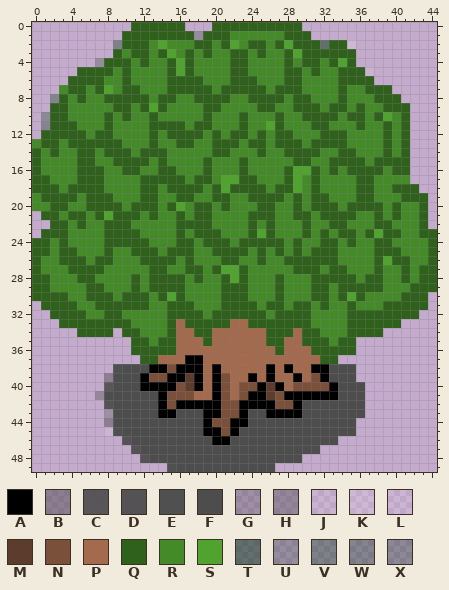
Edited in one commit: pixel-art sprite (assets/tiles/offgrid/forest/2.png). That is the earlier state.
The file is 45x50 pixels. Pixels under 10% opacity are left out. Colours within 5 levels of each other are drawn and written as one.
Palette (. is transparent): A #000000  B #4d4d4d79  C #4d4d4de6  D #4d4d4df0  E #4d4d4df6  F #4d4d4d  G #4e4e4e4e  H #50505066  J #fefefe1a  K #fefefe2b  L #ffffff22  M #5c3c2c  N #7a503a  P #a36a4d  Q #30611c  R #448a28  S #51a330  T #0b391886  U #0b3a1741  V #0a3b185f  W #0b3c1959  X #0d3a1a4e
Pixels before, first column x 0:
 0 ...........QQQQQQ...QQQQQQQQQQ...............
 1 ..........QQQQQQQQUQQQRRRRRRQQQ..............
 2 .........VQQQRSRRRQQRQSRQQRQSQQQTQQK.........
 3 .........QRQQRQSRQRQRRQQRQRRQSQQQQQQ.........
 4 .......UQQQRQRRQSQRRRRQQRRRRQRQQRQSQ.........
 5 .....QQQQRQRRRRQSQRRRRQQRRRRQQRQRRQQQJ.......
 6 ....QQQQRRQRRRRQQQQRRRQQQRRRQQRRRRQQQQ.......
 7 ...RQQRQSRQQRRRQQQQQRQQQQQRQQQRRRRQRRQQQ.....
 8 ..WQRQRRQQQQQRQQRRQQQQRRQQQQRQQRRRQRRRQQQ....
 9 ..QQRRRRRQQRQSQRRRRQQRRRRQQRRQQQRQQRQRRQQQ...
10 .XQQRRRRQRQRRQRRRRRQRRRQRRRQRRQQQQRQQRQSRQ...
11 .WQQQRRRQRRRRQQQQRQQRRRQRRSQRRRQQRRRQRRQRQ...
12 .QQQQQRQQRRRRQRQQQQRQRQQRQRQQRRRQQQRRRRQRQ...
13 RQQRQQQQQQRRRQRRQQRRQQQRQQRQQQRQQQQRRRRQRQ...
14 QRQRRQQRQQQRQQQRRRRRQQRRRQRRQQQQRRQQRRRQRQ...
15 QRRRRQQRRQQQQRQRRRRQRRRQRRRRRQQRRQQQQRQQQQ...
16 QRRRRQQQRRQQRRQQRRRQRRRQRRRRQSSQRQRQQQQRQQ...
17 QQRRRQQQRRRRQQQQQRQQRSSQQRRRQSRQRRRRQQRRRR...
18 QQQRQQQQRRRRQQRQQQQRQSQQQQRQQSRQRRRRQQRRQQQ..
19 RQQQQRQQQRRRQQRRQQRRQQRRQQQQRQRQQRRRQQRRRQQQ.
20 RRQQRRQQQQRQQQRQSRQQRQRRRQQRRQRQQQRQQQQRQRRQ.
21 .QQRQQRQSQQQRQRRQRQQRRRRQQQRRQQRQQQQRRQRQRRQ.
22 ..QQRQRRQQQRRRRRQQQQRRRRQRQRRRQRRQQRRRQQRRRQ.
23 .QQQRRRRQQQQRRRRQRQQQRRRQSQRRRQRQRQQRQSQQRRQQ
24 QQRQRRRRQQQQQRRRQQRQQQRQQQQQRQRRQQRQRRQQRRRRQ
25 QQRQQRRRQRRQQQRQQQRRQQQQRQRQRQRQQQRRRRQQQRRRQ
26 QRRQQQRQQRRRQQQQRQRRRQQRRQRRQQQQQQRRRRQSQQRRQ
27 QRRRQQQQRRRRRQQRRQQRQSSQRRRRRQQQRQQRRRQRRQRQQ
28 QQRRRQQRRRRQRQQQQRQRRQSQRRRQRRRQQQQQRQQRRQRQQ
29 QQRRRRQQRRRQRQQQQRRRRQQQRRRQRRRQQRQQQQQRRRQQQ
30 QQQQRRQQQRQQQRQSQRRRRQQQRRRQRRRQQRQSQRRRRQQQ.
31 .QQQQRRQQQQQQRRQQQRRRQQQQRQQRQQRQRRQRRRQQQQQ.
32 ..QQQQRRQQRRRRRQQQQRQQQQQQRQQQQRRRRQQQQQQQQ..
33 ...QQQQQQQQRRRRQPQQQQQPPQQQQQQQRRRRQQQQQQ....
34 .....QQQQ.QQRRRQPPQQPPPPPPQQQPQQRRRQQQQ......
35 ...........QQRQQPPPQPPPPPPQQPPQQQRQQ.........
36 ...........QQQQQPPPPPPPPPPPQPPPQQQQQ.........
37 ............QQPPPAAPPPPPPPPPPPPPQQ...........
38 .........EFFFAANAAAPAPPPPPAPAPPAAFFF.........
39 ........BFFFANNAAMAPANPPAPAPPAPNAFFF.........
40 ........CFFFAAAANMAPANPNNAMAPNNNNAFFF........
41 .......HFFFFFFANNNPPANPNAAMNAAAAAAFFF........
42 ........DFFFFFANAAAAANNAAAANNAFFFFFFF........
43 ........GFFFFFAAFFFAANNAFFAAAAFFFFFFF........
44 ........BFFFFFFFFFFANNAAFFFFFFFFFFFF.........
45 ........LEFFFFFFFFFAANAFFFFFFFFFFFFF.........
46 ..........DFFFFFFFFFAAFFFFFFFFFFFF...........
47 ...........DFFFFFFFFFFFFFFFFFFFF.............
48 ............DFFFFFFFFFFFFFFFFF...............
49 ...............EFFFFFFFFFFF..................
And afterwards:
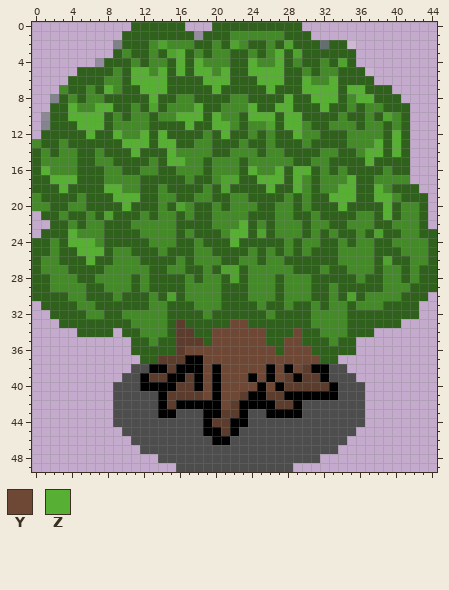
Colours new in this view: Y #6e4834  Z #57b033
What changed:
Changed rows in their new state; - is an unchanged pixel.
first column x 1:
 3 ---------------Z----------Z-------------
 4 ---------------Z-Z-----Z--Z-------------
 5 ----------ZZ-Z-Z-ZZ-Z--ZZZZ-------------
 6 ----------ZZZZ----ZZZ---ZZZ--Z--Z-------
 7 -------Z---ZZZ-----Z-----Z---ZZZZ-ZZ----
 8 ------------Z--------------Z--ZZZ--ZZ---
 9 ---Z--ZZ---------Z-----Z--ZZ---Z--------
10 ---ZZZZ--------ZZZ-Z---ZZZ-ZZ-----------
11 ----ZZZ---------Z--ZZ------ZZ-----------
12 -----Z--Z--Z-Z------Z-------Z----------Z
13 ---------ZZZ-ZZ----------------------Z-Z
14 ----------Z---Z---------------------ZZ-Z
15 --------------ZZ--------------------Z---
16 Z----------------------Z--Z-ZZ----------
17 -ZZZ--------------------ZZZ-Z-----Z-----
18 --Z----ZZ----------------Z--Z----ZZ--Z--
19 --------ZZZ---------------------ZZZ--ZZ-
20 ---------Z-----------------------Z----Z-
21 --------------------------------------Z-
22 ----------------------Z-----------------
23 ---Z-----------------ZZ-----------------
24 ---ZZZ---------------Z------------------
25 ----ZZZ---------------------------------
26 -----Z----------------------------------
first column x 7:
31 ------------------------------------.
33 ---------M-----YY--------------------
34 ---------MM--YYYYYY---Y--------.-----
35 ---------MMM-YYYYYY--YY--------------
36 ---------MYYYYYYYYYY-YYY-------------
37 -------MMM--YYYYYYYYYYYYY------------
38 --..----M---Y-YYYYY-Y-YM----.--------
39 -..---MM----Y-YYY-Y-YM-MM------------
40 -.-------M--Y-YYYY-Y-MMMMM-----------
41 ..------MMMMY-YYM---M----------------
42 -.------M-----YM----MM---------------
43 -.------------MM---------------------
44 -.-----------MM--------------F-------
45 -..-----------M----------------------
46 ---.-----------------------F---------
47 ----.--------------------FF----------
48 -----..----------------FF------------
49 --------.-----------FF---------------
Boxes around the changes in both pictures, in picture pixels (x1, y1, x2, y2):
changed: (41, 49, 401, 265)
erased: (419, 301, 428, 310)
changed: (95, 319, 383, 472)
